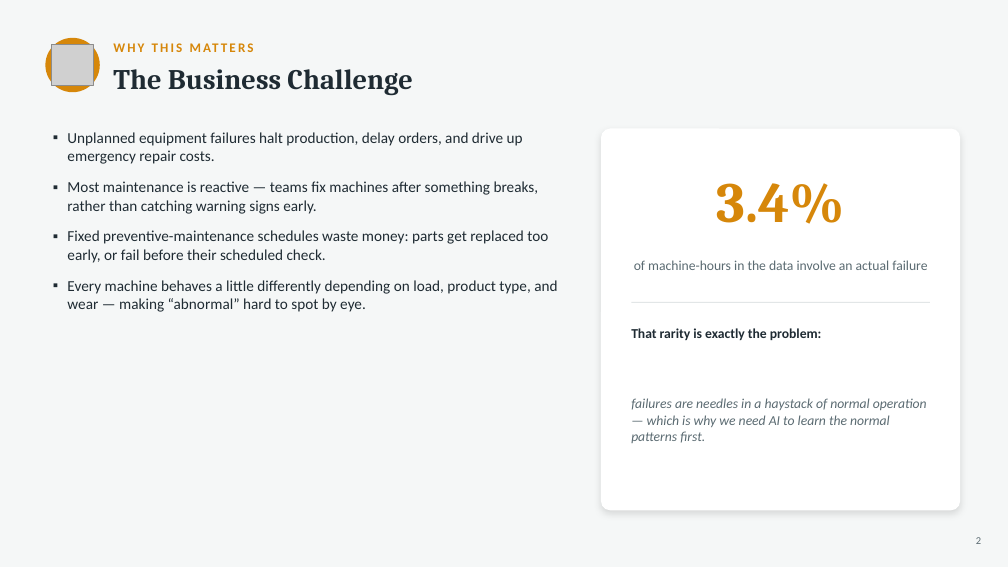
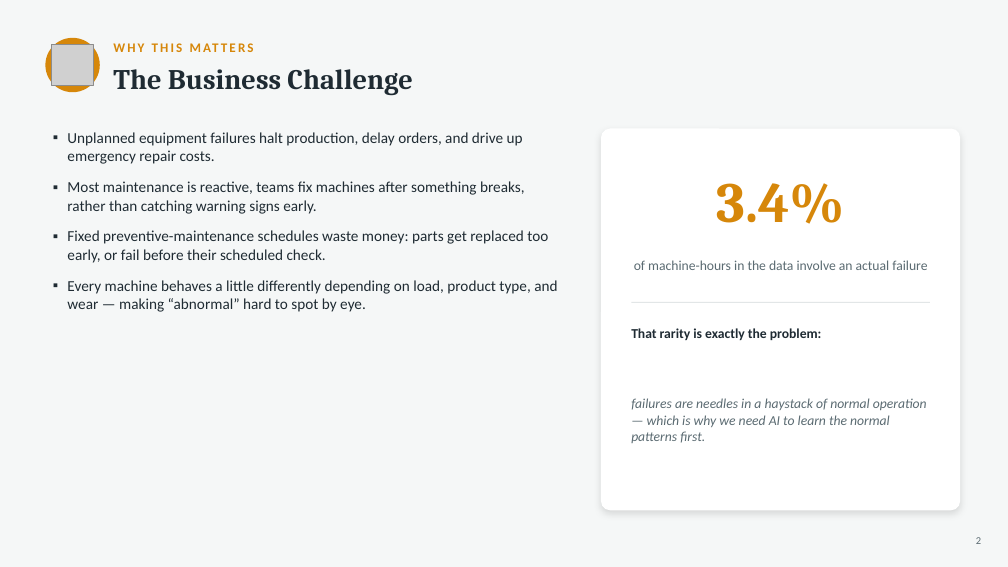
Before and after one commit to Apaelijo/predictive-maintenance-clustering, a slide deck: slide 2 of presentation/Christopher_Lopez_Capstone_Business_Facing_Presentation.pptx. Drawn at 1008x567 pixels with LibreOffice and Linux fonts; fonts in the diff are those of the drawing; grey boxes stand for pictures. Boxes give left, top, right and bottom in pixels: in the first picture for what was removed or moved away, otherwise in the second. Text is boxed around its words. In the diff, an @@ line names an element or a change of style, - is before the commit and + after.

```diff
--- a/presentation/Christopher_Lopez_Capstone_Business_Facing_Presentation.pptx
+++ b/presentation/Christopher_Lopez_Capstone_Business_Facing_Presentation.pptx
@@ text at (67,181,525,214): text changed @@
-▪ Most maintenance is reactive — teams fix machines after something breaks, rather than catching warning signs early.
+▪ Most maintenance is reactive, teams fix machines after something breaks, rather than catching warning signs early.
```
Also in this commit, not shown: 6 other slides changed, 13 other files.
